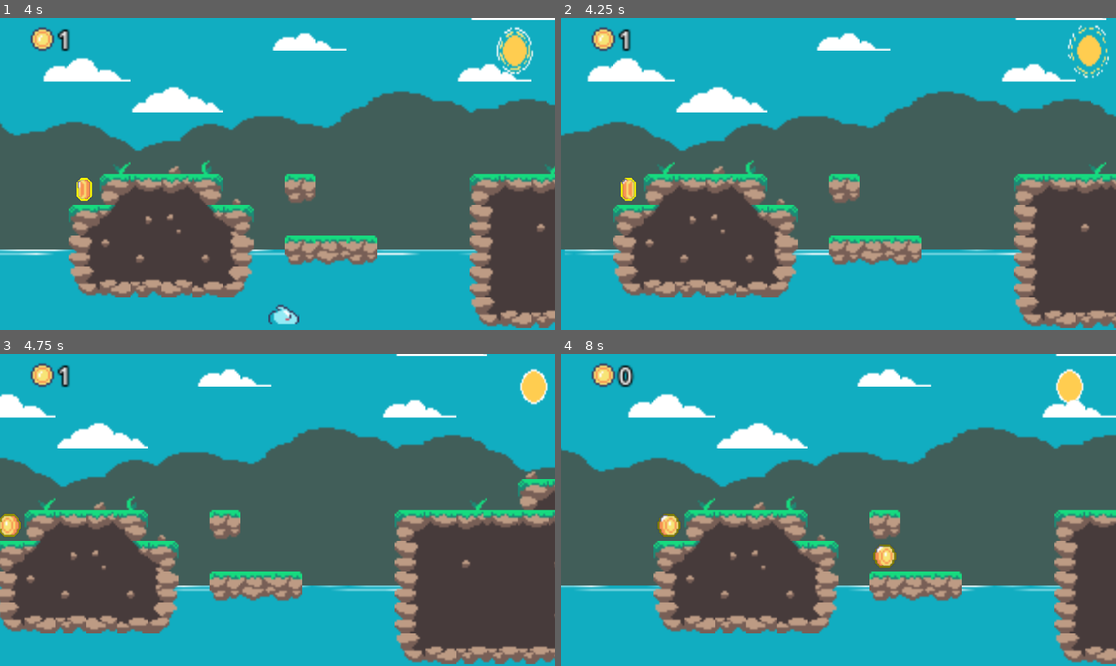
Above: before the commit, frames 1-4 (two rows, left to right).
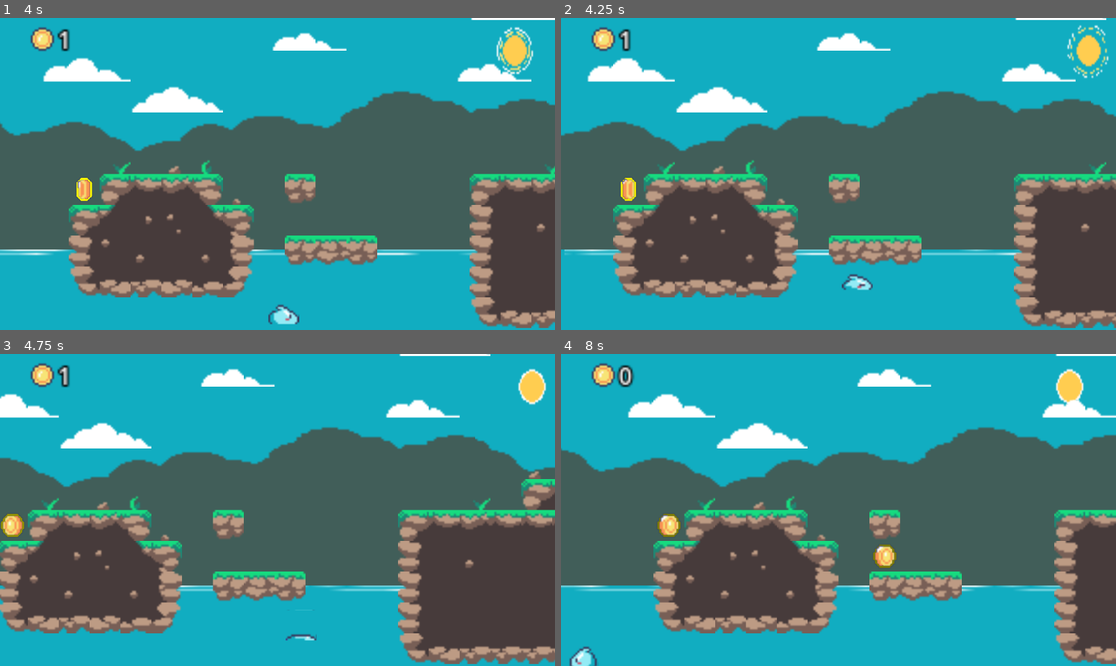
Above: after the commit, the same moments.

Repository: jacmba/godot-2d-platformer-game
Game: Godot game, scene res://scenes/world/menu.tscn
The game is run twice, just before and just after one commit, with the same random seed, the same clock (stepped at 60 frames per second) and the same inputs.
Inputs:
- Up to frame 1 (4 s): click "Start" at 0.5 s; hold Right (move_right) 1.28-2.78 s; tap Space (jump) at 1.52, 2.27, 3.77 s; hold Left (move_left) 2.78-3.53 s; hold Right (move_right) from 3.53 s (still down)
- Up to frame 2 (4.25 s): keep holding Right (move_right)
- Up to frame 3 (4.75 s): keep holding Right (move_right); tap Space (jump) at 4.52 s
- Up to frame 4 (8 s): release Right (move_right) at 5.03 s; hold Left (move_left) 5.03-5.78 s; tap Space (jump) at 5.27, 6.77, 7.52 s; hold Right (move_right) 5.78-6.53 s; hold Left (move_left) from 6.53 s (still down)

Frame 1 is identical in both runs. In frame 2, 0.5% of the frame differs, in the area x 0-99%, y 2-88%; in frame 3, 7.5%, in the area x 0-100%, y 0-100%; in frame 4, 0.2%.

Commit message:
Saw trap

Diff:
--- a/scenes/packed/player.tscn
+++ b/scenes/packed/player.tscn
@@ -16,6 +16,21 @@
 "transitions": PackedFloat32Array(1),
 "update": 1,
 "values": [0]
+}
+
+[sub_resource type="Animation" id="Animation_0towg"]
+resource_name = "die"
+tracks/0/type = "value"
+tracks/0/imported = false
+tracks/0/enabled = true
+tracks/0/path = NodePath("Sprite2D:frame")
+tracks/0/interp = 1
+tracks/0/loop_wrap = true
+tracks/0/keys = {
+"times": PackedFloat32Array(0, 0.2, 0.5, 0.8),
+"transitions": PackedFloat32Array(0.267943, 0.170755, 0.196146, 0.241484),
+"update": 1,
+"values": [3, 4, 5, 6]
 }
 
 [sub_resource type="Animation" id="Animation_4mgmp"]
@@ -52,21 +67,6 @@
 "values": [0, 1, 2, 3]
 }
 
-[sub_resource type="Animation" id="Animation_0towg"]
-resource_name = "die"
-tracks/0/type = "value"
-tracks/0/imported = false
-tracks/0/enabled = true
-tracks/0/path = NodePath("Sprite2D:frame")
-tracks/0/interp = 1
-tracks/0/loop_wrap = true
-tracks/0/keys = {
-"times": PackedFloat32Array(0, 0.2, 0.5, 0.8),
-"transitions": PackedFloat32Array(0.267943, 0.170755, 0.196146, 0.241484),
-"update": 1,
-"values": [3, 4, 5, 6]
-}
-
 [sub_resource type="AnimationLibrary" id="AnimationLibrary_f6kmi"]
 _data = {
 "RESET": SubResource("Animation_v7rqd"),
@@ -78,7 +78,8 @@
 [sub_resource type="RectangleShape2D" id="RectangleShape2D_0rm3u"]
 size = Vector2(12, 7)
 
-[node name="Player" type="CharacterBody2D" groups=["death_listeners"]]
+[node name="Player" type="CharacterBody2D" groups=["dead_zone_listeners", "death_listeners"]]
+z_index = 10
 collision_layer = 512
 script = ExtResource("1_nct4o")
 
--- /dev/null
+++ b/scenes/packed/saw.tscn
@@ -0,0 +1,68 @@
+[gd_scene load_steps=7 format=3 uid="uid://7a8nvmpe835v"]
+
+[ext_resource type="Script" path="res://scripts/deadZone.gd" id="1_wop6g"]
+[ext_resource type="Texture2D" uid="uid://bf553qloj2go5" path="res://rocky_roads/Enemies/saw.png" id="2_010pa"]
+
+[sub_resource type="CircleShape2D" id="CircleShape2D_jbjd2"]
+radius = 13.1529
+
+[sub_resource type="Animation" id="Animation_vjb5y"]
+resource_name = "rotate"
+length = 2.0
+loop_mode = 1
+tracks/0/type = "value"
+tracks/0/imported = false
+tracks/0/enabled = true
+tracks/0/path = NodePath("Sprite2D:rotation")
+tracks/0/interp = 1
+tracks/0/loop_wrap = true
+tracks/0/keys = {
+"times": PackedFloat32Array(0, 2),
+"transitions": PackedFloat32Array(1, 1),
+"update": 0,
+"values": [0.0, 6.28319]
+}
+
+[sub_resource type="Animation" id="Animation_d4xgw"]
+length = 0.001
+tracks/0/type = "value"
+tracks/0/imported = false
+tracks/0/enabled = true
+tracks/0/path = NodePath("Sprite2D:rotation")
+tracks/0/interp = 1
+tracks/0/loop_wrap = true
+tracks/0/keys = {
+"times": PackedFloat32Array(0),
+"transitions": PackedFloat32Array(1),
+"update": 0,
+"values": [0.0]
+}
+
+[sub_resource type="AnimationLibrary" id="AnimationLibrary_4a4jb"]
+_data = {
+"RESET": SubResource("Animation_d4xgw"),
+"rotate": SubResource("Animation_vjb5y")
+}
+
+[node name="Saw" type="Node2D"]
+scale = Vector2(0.5, 0.5)
+
+[node name="Area2D" type="Area2D" parent="."]
+collision_mask = 512
+script = ExtResource("1_wop6g")
+
+[node name="CollisionShape2D" type="CollisionShape2D" parent="Area2D"]
+shape = SubResource("CircleShape2D_jbjd2")
+
+[node name="Sprite2D" type="Sprite2D" parent="."]
+texture = ExtResource("2_010pa")
+hframes = 2
+vframes = 2
+
+[node name="AnimationPlayer" type="AnimationPlayer" parent="."]
+autoplay = "rotate"
+libraries = {
+"": SubResource("AnimationLibrary_4a4jb")
+}
+
+[connection signal="body_entered" from="Area2D" to="Area2D" method="_on_zone_entered"]
--- a/scenes/world/stage3.tscn
+++ b/scenes/world/stage3.tscn
@@ -13,6 +13,7 @@
 [ext_resource type="Script" path="res://scripts/death_trigger.gd" id="10_t6f2l"]
 [ext_resource type="PackedScene" uid="uid://cjj0s16uapswj" path="res://scenes/packed/coin.tscn" id="10_xgq10"]
 [ext_resource type="PackedScene" uid="uid://0pxk3tcg3l60" path="res://scenes/packed/player.tscn" id="11_k5ejf"]
+[ext_resource type="PackedScene" uid="uid://7a8nvmpe835v" path="res://scenes/packed/saw.tscn" id="14_k8jp1"]
 
 [sub_resource type="TileMapPattern" id="TileMapPattern_gbeb3"]
 tile_data = PackedInt32Array(0, 131072, 1, 1, 196608, 1, 2, 262144, 1, 3, 327680, 1)
@@ -400,6 +401,11 @@
 position = Vector2(8, -2)
 shape = SubResource("RectangleShape2D_cl3vc")
 
+[node name="Saws" type="Node" parent="Stage/Scenery/Areas"]
+
+[node name="Saw" parent="Stage/Scenery/Areas/Saws" instance=ExtResource("14_k8jp1")]
+position = Vector2(336, -56)
+
 [node name="GameCam" parent="Stage" instance=ExtResource("9_fajyd")]
 
 [node name="Background" type="Node2D" parent="Stage/GameCam"]
--- a/scripts/player.gd
+++ b/scripts/player.gd
@@ -44,6 +44,12 @@
 		velocity.y = -jump_force
 
 func _on_dead():
+	die()
+
+func _on_dead_zone_entered():
+	die()
+
+func die():
 	dead = true
 	remove_child($CollisionShape2D)
 	velocity.y = -jump_force
Not shown: 1 places in scenes/world/stage3.tscn that only renumber resources
